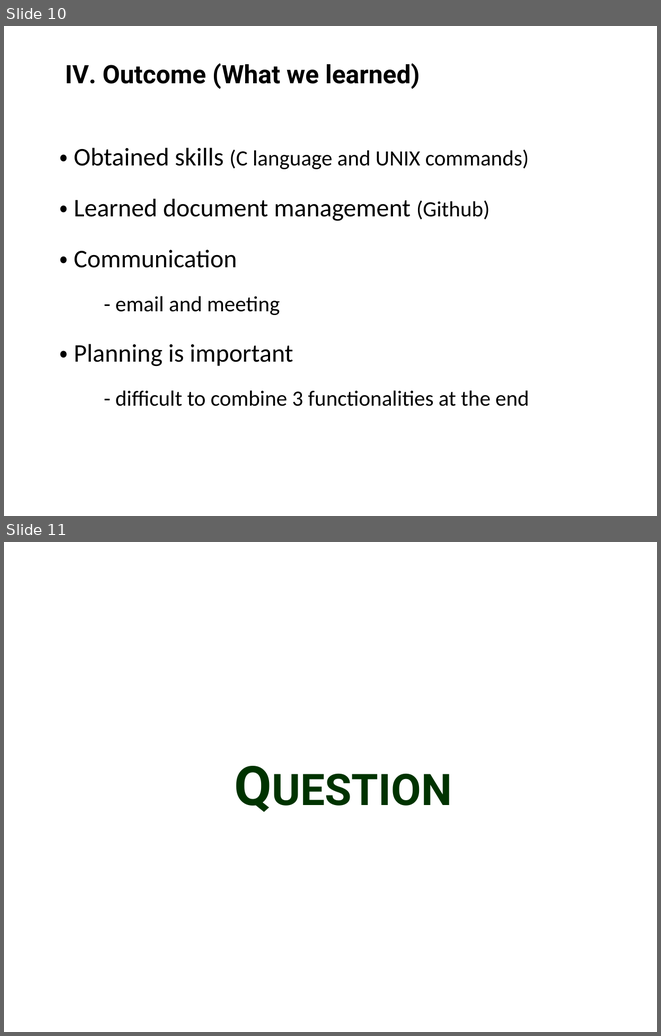
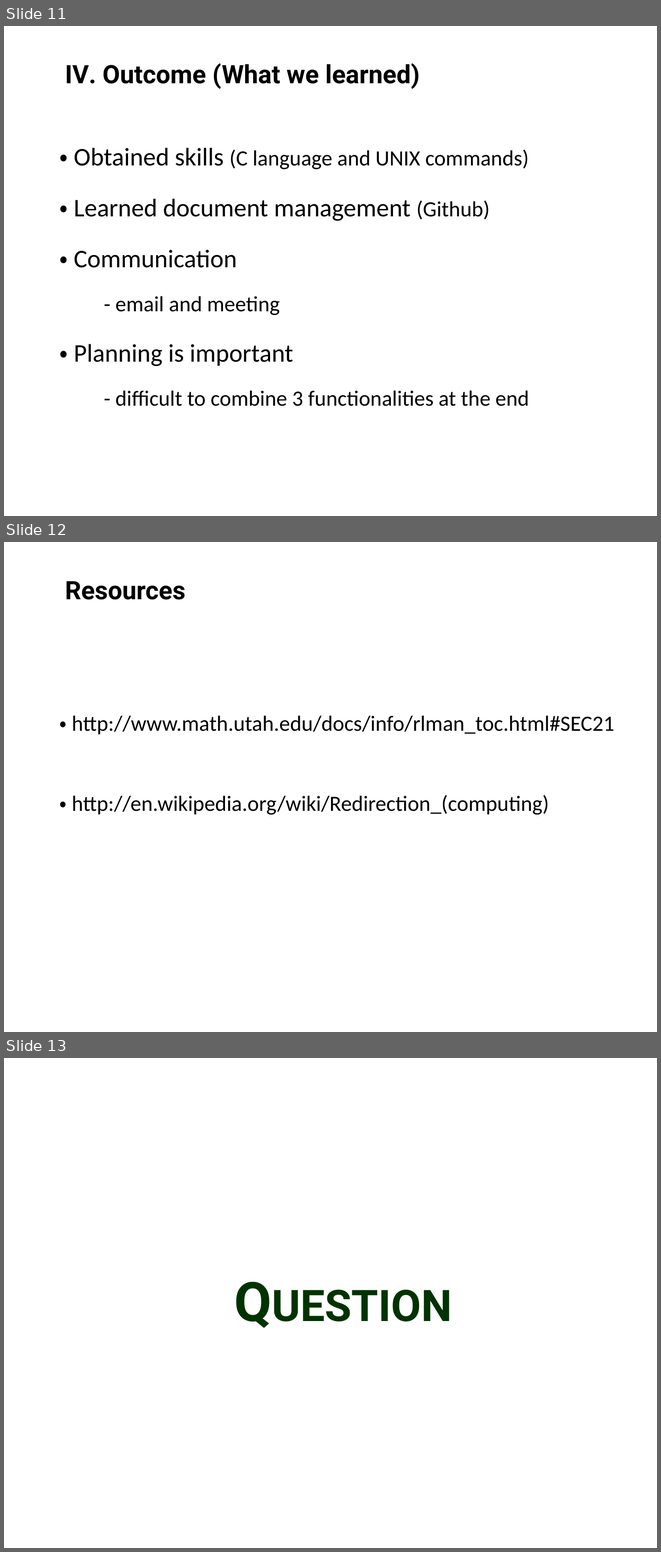
Before and after one commit to LYC1929/3431_OS_Project, a slide deck: OS_Project_GS_Shell/[CSCI3431]project#9.pptx. Shown one above the other, each under a label of ours: slides 10 and 11 before the commit, slides 11, 12 and 13 after it. The pictures are 661x1036 and 661x1552 pixels, drawn with LibreOffice and Linux fonts; fonts in the diff are those of the drawing; background and template pictures are left out. Boxes give left, top, right and bottom in pixels: in the first picture for what was removed or moved away, otherwise in the second. Text is boxed around its words. In the diff, an @@ line names an element or a change of style, - is before the commit and + after.

Commit message:
Edit the ppt

```diff
--- a/OS_Project_GS_Shell/[CSCI3431]project#9.pptx
+++ b/OS_Project_GS_Shell/[CSCI3431]project#9.pptx
@@ slide 12 added at box(4, 542, 657, 1032), background picture (left out) @@
@@ title added at box(65, 581, 185, 600), 28 pt, text #000000, bold @@
+Resources
@@ text added at box(60, 715, 615, 814), 24 pt, text #000000 @@
+・ http://www.math.utah.edu/docs/info/rlman_toc.html#SEC21
+・ http://en.wikipedia.org/wiki/Redirection_(computing)
@@ what was slide 10 is now slide 11 @@
@@ what was slide 11 is now slide 13 @@
```
Also in this commit, not shown: 1 slide changed, 1 other slide added.
